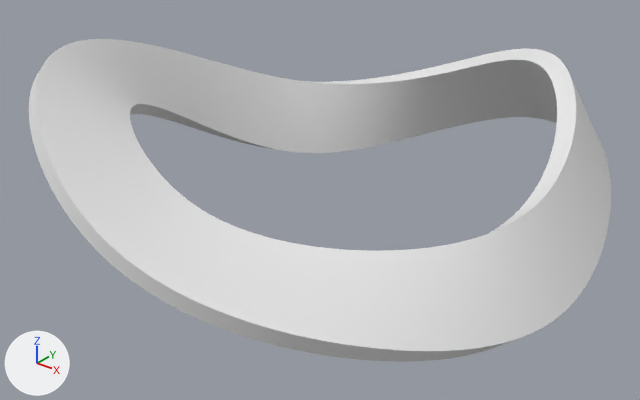
Before and after pictures for a commit that changed the glTF model View/models/Moebius.glb.
Camera for both pictures: a 50 mm camera at (84.1, -109.0, 58.4) aimed at (0.9, -4.9, -6.1). Lighting does not change. The marker at lower left points along +X, +Y and +Z.

Objects in the first picture: 'cinta-de-moebius'.
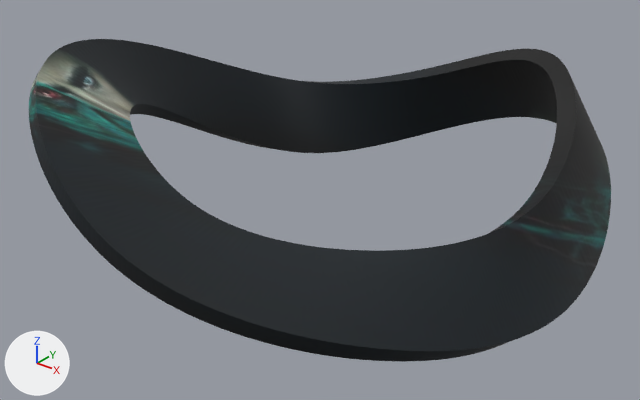
Location of each change, (x1, y1, x2, y2) in pixels of the pictures (640 x 400 px):
'cinta-de-moebius', recoloured (white to black): (29, 39, 611, 362) in both

The change, as a list of edits to the scene's bpy script:
```text
Add img_p17813054_k_h9_ab:
    img_p17813054_k_h9_ab = load_image('p17813054_k_h9_ab', '_unpacked/p17813054_k_h9_ab', 352, 264, 'sRGB')
Add mat_material_001:
    mat_material_001 = principled_material('Material.001')
    mat_material_001.texture = img_p17813054_k_h9_ab
    mat_material_001.roughness = 0.536
Change me_cinta_de_moebius:
    where me_cinta_de_moebius.from_pydata(...)  # 4885 vertices, 9770 faces; spans x -45.1..45.1, y -47.5..45.2, z -15.7..17.9
    add me_cinta_de_moebius.materials.append(mat_material_001)  # picture img_p17813054_k_h9_ab
```
